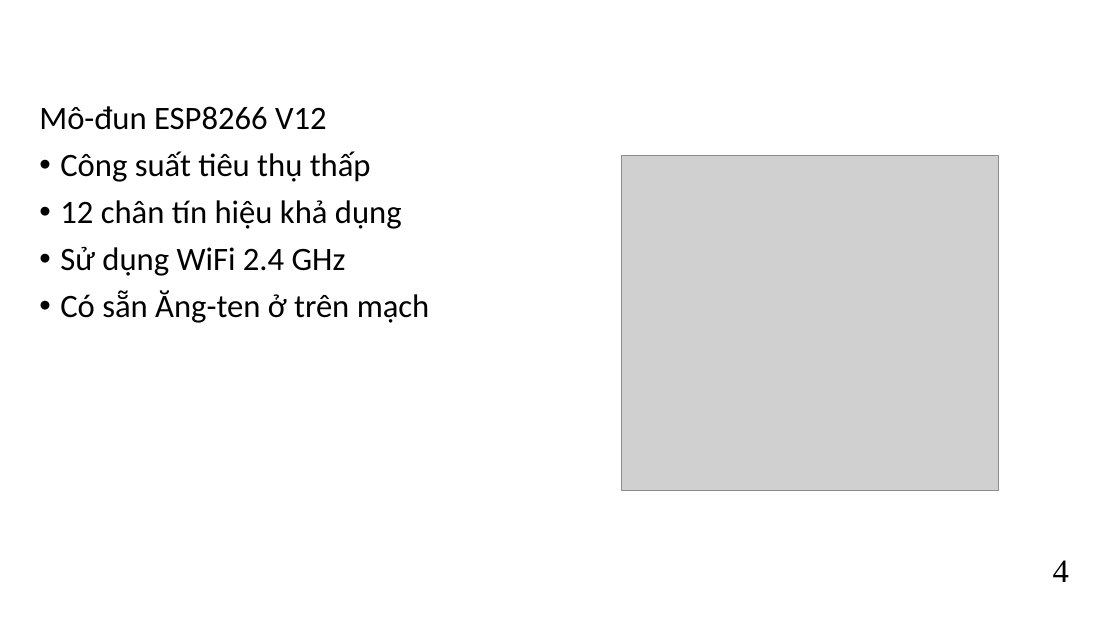
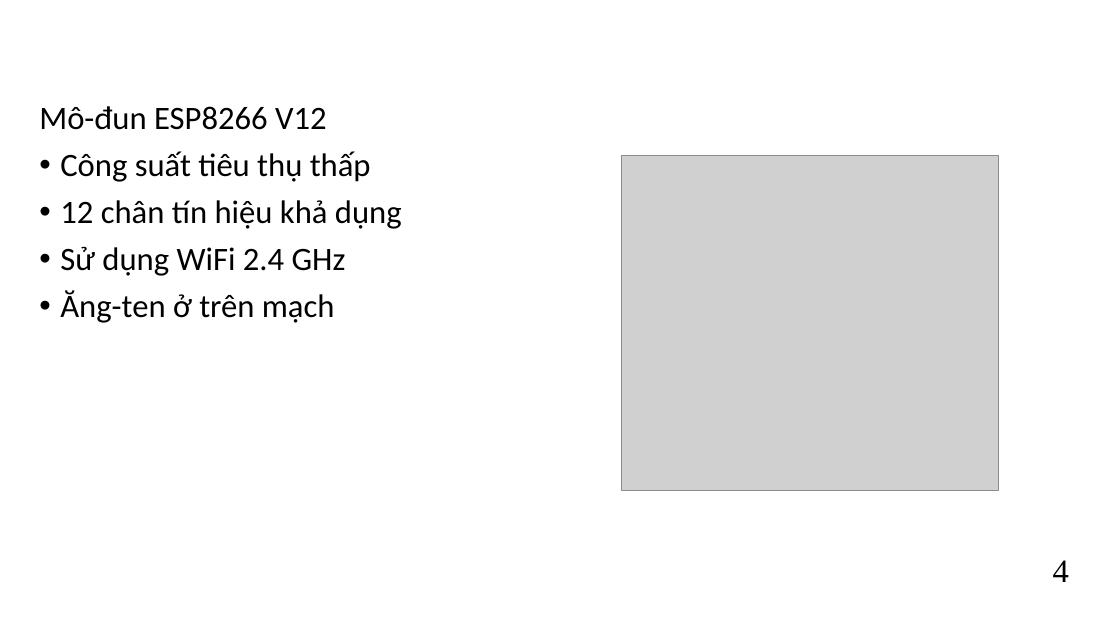
Before and after one commit to kurooroo/DATN, a slide deck: slide 7 of documents/Slide Đồ án tốt nghiệp_Nguyễn Tuấn Anh_REV3.pptx. Drawn at 1120x630 pixels with LibreOffice and Linux fonts; fonts in the diff are those of the drawing; grey boxes stand for pictures; background and template pictures are left out. Boxes give left, top, right and bottom in pixels: in the first picture for what was removed or moved away, otherwise in the second. Text is boxed around its words. In the diff, an @@ line names an element or a change of style, - is before the commit and + after.

```diff
--- a/documents/Slide Đồ án tốt nghiệp_Nguyễn Tuấn Anh_REV3.pptx
+++ b/documents/Slide Đồ án tốt nghiệp_Nguyễn Tuấn Anh_REV3.pptx
@@ text at bbox=[60, 290, 335, 323]: text changed @@
-• Có sẵn Ăng-ten ở trên mạch
+• Ăng-ten ở trên mạch
```
Also in this commit, not shown: 2 other slides changed, 4 other files.
